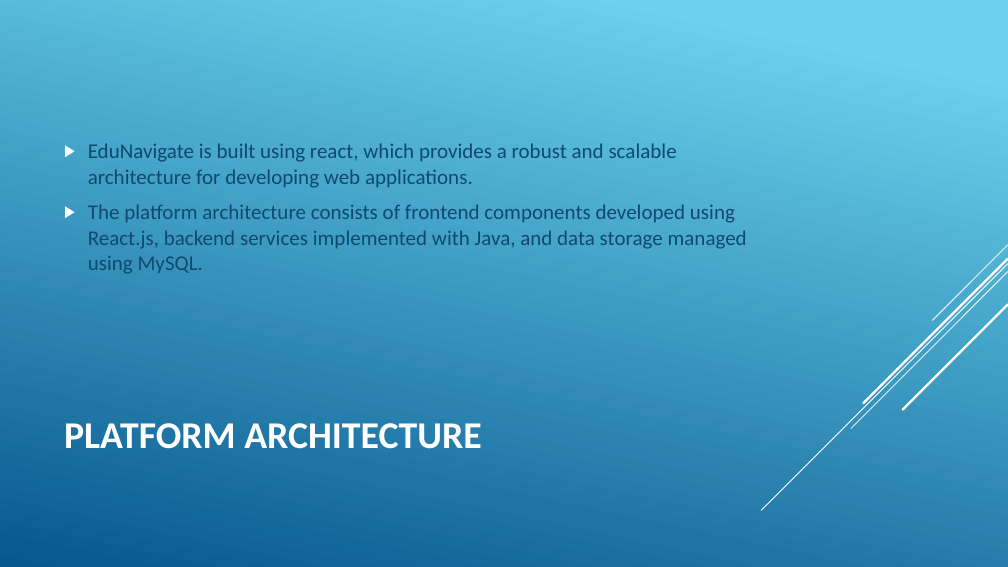
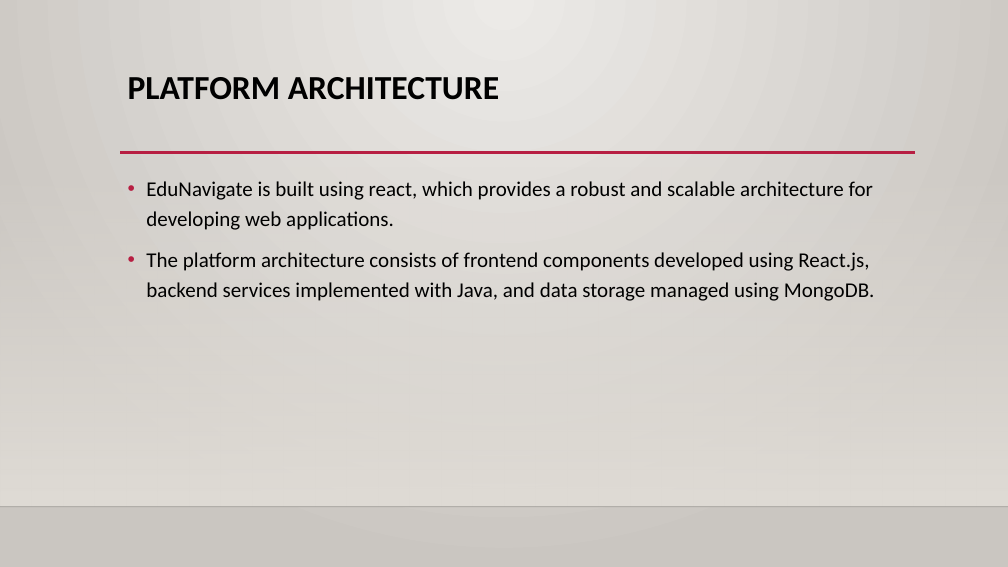
Before and after one commit to RK-Karthik14/EduNavaigate-Mysql, a slide deck: slide 7 of Document.pptx (slide 5 before the commit). Drawn at 1008x567 pixels with LibreOffice and Linux fonts; fonts in the diff are those of the drawing; background and template pictures are left out. Boxes give left, top, right and bottom in pixels: in the first picture for what was removed or moved away, otherwise in the second. Text is boxed around its words. In the diff, an @@ line names an element or a change of style, - is before the commit and + after.

```diff
--- a/Document.pptx
+++ b/Document.pptx
@@ background gradient #6ED2EB to #06588E to gradient #ECEAE7 to #CAC7C1 @@
@@ title "PLATFORM ARCHITECTURE" moved from (x1=64, y1=423, x2=481, y2=449) to (x1=128, y1=77, x2=499, y2=100) @@
@@ title "PLATFORM ARCHITECTURE" at (x1=128, y1=77, x2=499, y2=100): size 36 to 32 pt, text colour #FFFFFF to #000000; line spacing 1 to 0.9; vertical alignment middle to top @@
@@ rectangle added at (x1=0, y1=167, x2=1008, y2=507), fill gradient #DFDBD5 @@
@@ text "EduNavigate is built using react, ..." moved from (x1=88, y1=143, x2=747, y2=274) to (x1=146, y1=181, x2=875, y2=301) @@
@@ text "EduNavigate is built using react, ..." at (x1=146, y1=181, x2=875, y2=301): vertical alignment middle to top @@
@@ line added from (120, 153) to (915, 153), #B71E42 2.5 pt @@
@@ text at (x1=146, y1=181, x2=873, y2=230): text colour #0F496F to #000000 in "EduNavigate is built using react, which provides ..."; bullet ▶ to •; line spacing 1 to 1.2; bullet colour #FFFFFF to #B71E42 @@
@@ text at (x1=146, y1=252, x2=875, y2=301): text changed; text colour #0F496F to #000000 @@
-▶ The platform architecture consists of frontend components developed using React.js, backend services implemented with Java, and data storage managed using MySQL.
+• The platform architecture consists of frontend components developed using React.js, backend services implemented with Java, and data storage managed using MongoDB.
@@ group removed at (x1=761, y1=245, x2=1008, y2=510): 5 lines @@
@@ line added from (0, 507) to (1008, 507), #000001 1 pt @@
```
Also in this commit, not shown: 8 other slides changed, 2 slides added.
